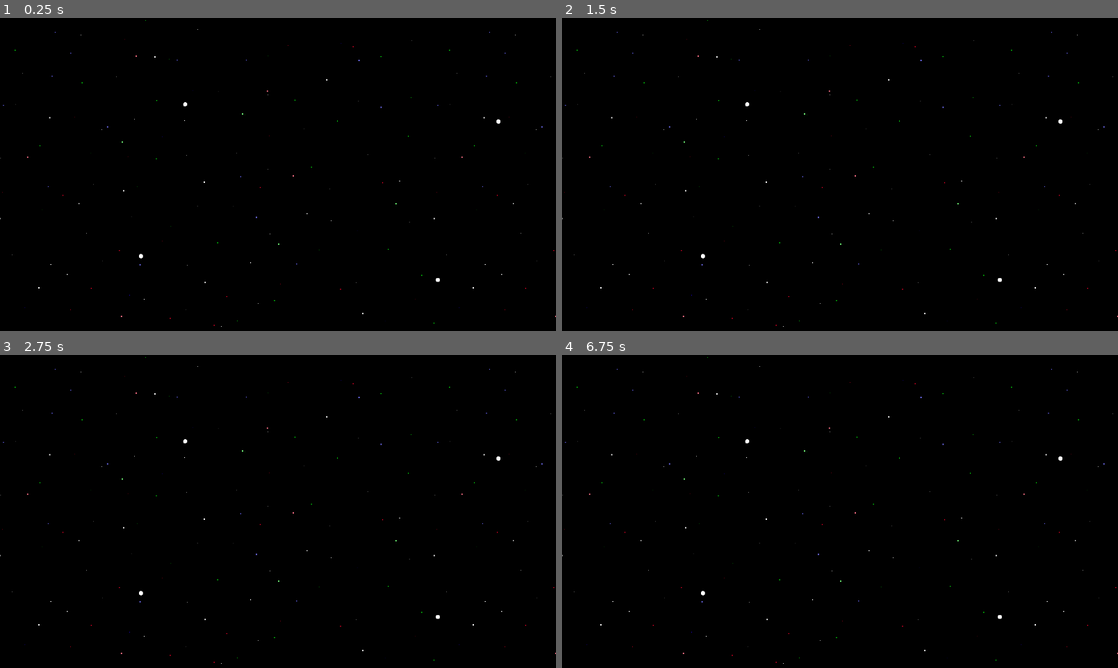
Above: before the commit, frames 1-4 (two rows, left to right).
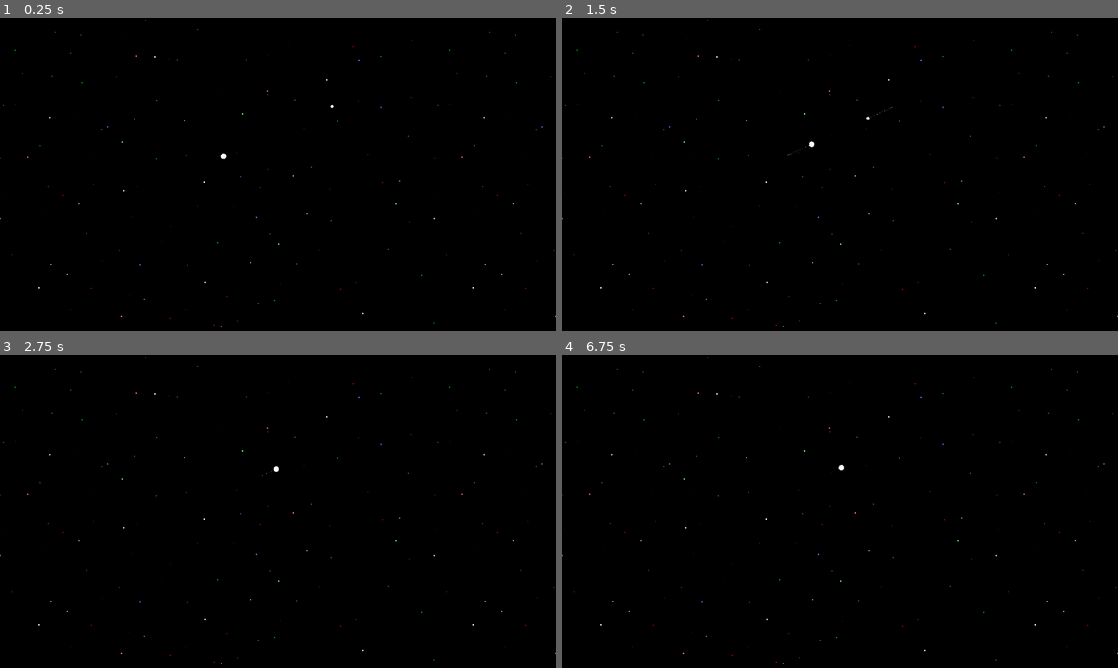
Above: after the commit, the same moments.

Repository: Taishoo/Universe-2D
Game: Godot game, scene res://Scenes/Space.tscn
Two runs of this game, one before a commit and one after it. Both use one fixed random seed, a clock stepped at 60 frames per second and the inputs below.
Inputs (mouse positions are in pixels of both pictures, inside the frame that each line leads up to):
- Up to frame 1 (0.25 s): no input
- Up to frame 2 (1.5 s): tap Enter at 0.5 s; move the mouse to (962, 158) at 0.52 s; click (962, 158) at 0.67 s; drag from (728, 190) to (812, 237) at 1.27 s
- Up to frame 3 (2.75 s): move the mouse to (333, 442) at 2.02 s; click (333, 442) at 2.17 s
- Up to frame 4 (6.75 s): tap Space at 2.75, 4.25, 5.75 s; drag from (812, 574) to (673, 464) at 2.77 s; tap Enter at 3.5, 5 s; move the mouse to (1006, 558) at 3.52 s; click (1006, 558) at 3.67 s; drag from (673, 464) to (756, 433) at 4.27 s; move the mouse to (867, 511) at 5.02 s; click (867, 511) at 5.17 s; drag from (756, 433) to (728, 527) at 5.77 s; move the mouse to (962, 495) at 6.52 s; click (962, 495) at 6.67 s

The runs differ from the first frame. In frame 1, less than 0.1% of the frame differs, in the area x 25-90%, y 26-85%; in frame 2, less than 0.1%; in frame 3, less than 0.1%; in frame 4, less than 0.1%.
Error before the commit: Parse Error: Constant "Engine" shadows a native class. (res://Scripts/Body.gd:5)

Commit message:
Added speed normalize equation

Diff:
--- a/Prefabs/Planet.tscn
+++ b/Prefabs/Planet.tscn
@@ -50,6 +50,7 @@
 
 [node name="Area" type="CollisionShape2D" parent="Area2D"]
 shape = SubResource( 3 )
+one_way_collision = true
 
 [node name="Label" type="Label" parent="."]
 visible = false
--- a/Scenes/Space.tscn
+++ b/Scenes/Space.tscn
@@ -135,19 +135,11 @@
 [node name="CameraMan" parent="World" instance=ExtResource( 3 )]
 
 [node name="Planet" parent="World" instance=ExtResource( 1 )]
-position = Vector2( -213.588, -161.452 )
+position = Vector2( 126.546, -157.436 )
 mass = 0.972
 
 [node name="Planet2" parent="World" instance=ExtResource( 1 )]
-position = Vector2( 367.918, 242.456 )
-
-[node name="Planet3" parent="World" instance=ExtResource( 1 )]
-position = Vector2( -315.447, 187.711 )
-mass = 45.972
-
-[node name="Planet4" parent="World" instance=ExtResource( 1 )]
-position = Vector2( 507.612, -121.88 )
-mass = 32.972
+position = Vector2( -127.126, -41.0772 )
 
 [node name="ColorRect" type="ColorRect" parent="."]
 visible = false
--- a/Scripts/Body.gd
+++ b/Scripts/Body.gd
@@ -2,10 +2,10 @@
 
 const TYPE: String = "BODY"
 const Math = preload("res://Scripts/FrameWorks/Math.gd")
-const Engine = preload("res://Scripts/FrameWorks/Engine.gd")
+const Enginex = preload("res://Scripts/FrameWorks/Engine.gd")
 
 onready var math:Object = Math.new()
-onready var engine:Object = Engine.new()
+onready var engine:Object = Enginex.new()
 onready var pointer = get_node("RayCast2D")
 
 export var body_name: String = "earth"
@@ -16,10 +16,11 @@
 export var temperature: float = 0.0 # K
 
 var bodies:Array = []
-var time: float = 0 # t = t_universe + Δ_game
+var time: float = 0 # t = t_universe
 var velocity:Vector2 = Vector2(0,0) * 0 # V * (pixel/t)
 var momentum: Vector2 # kg/m^2/s
 var speed: float
+var speed_norm: float
 
 func _ready() -> void:
 	# yield(get_tree().create_timer(0.2), "timeout")
@@ -30,11 +31,11 @@
 func _physics_process(delta) -> void:
 	preset(delta)
 	transform()
-	kinetic()
+	kinetic(delta)
 
 
-func preset(delta) -> void:
-	time = Global.UNIVERSE_TIME + delta
+func preset(_delta: float) -> void:
+	time = Global.UNIVERSE_TIME
 	bodies = engine.get_all_bodies(self, get_parent())
 
 
@@ -43,24 +44,32 @@
 	diameter = pow((volume * 3) / (4 * math.pi), (1.0/3.0)) * 2 # d = ( (v*3/4*pi)^(1/3) ) * 2
 	gravity = ((math.G * mass) / pow(diameter/2, 2)) * 0.1  # g = G*M/r^2
 	self.scale = engine.lerp_vector2(self.scale, Vector2(diameter,diameter), .3)
-	self.z_index = mass * density
+	self.z_index = int(mass * density)
 
 
-func kinetic() -> void:
-	# →L = →p * r
-	momentum = velocity * mass # →p = m * →v
+func kinetic(delta: float) -> void:
 	var relational_data = engine.get_all_relational_data(self, bodies) # F = G * m1 * m2 / r^2
 	var angular_vector_sum = math.sum_of_angle(relational_data) # F1v = Σ F2v + F3v + F4v...
 	var force_net = math.pythagorean_theorem(angular_vector_sum.x, angular_vector_sum.y) # F1_net = √(F1x^2)+(F1y^2)
-	velocity = velocity + ((angular_vector_sum  * force_net) * time)
-	speed = math.pythagorean_theorem(velocity.x, velocity.y)
+	velocity += (angular_vector_sum  * force_net) * time
 	velocity = engine.lerp_vector2(velocity, Vector2.ZERO, 0)
+	momentum = velocity * mass # →p = m * →v
+
+	# my equation of normalizing speed in godot engine
+	var exponent = log(1/time) / log(10) # exp = log(1/t)
+	speed_norm = (speed * pow(3 + delta * 10, exponent)) # s_norm = s * (3 + Δt*10)^exp
+
+	var vx = velocity
+	speed = math.pythagorean_theorem(vx.x, vx.y)
+
+	if get_name() == "Planet":
+		print(speed_norm)
 
 	pointer.set_cast_to(velocity / diameter)
 	var _catch_move_and_slide = move_and_slide(velocity)
 
-func collide(retained: float, obj: KinematicBody2D) -> void:
-	var merge_speed: float = ((1 / speed)) * (1/time)
+func collide(_retained: float, _obj: KinematicBody2D) -> void:
+	var merge_speed: float = ((1 / speed)) * (1*time) # for improvement
 	yield(get_tree().create_timer(merge_speed), "timeout")
 	queue_free()
 
@@ -73,11 +82,12 @@
 	if mass >= obj.mass:
 		var _loss = engine.generate_random_value(60, 99)
 		var KE_before = (engine.get_kinetic_energy(mass, momentum) + engine.get_kinetic_energy(obj.mass, obj.momentum)) * math.KEx # KE_before = KE1 + KE2
-		var KE_after = (0.5 * (mass + obj.mass) * pow(engine.to_speed(velocity-final), 2)) * math.KEx # KE_final = 1/2 * (m1 + m2) * Δ→v
+		var KE_after = (0.5 * (mass + obj.mass) * pow(math.pythagorean_theorem(velocity.x - final.x, velocity.y - final.y), 2)) * math.KEx # KE_final = 1/2 * (m1 + m2) * Δ→v
 		var KE_loss = 100 - ((KE_after / KE_before) * 100) # get the loss percentage
 		obj.collide(KE_loss, obj)
-		print("============")
-		print(get_name())
-		print(KE_loss)
+		# print("============")
+		# print(get_name())
+		# print(momentum)
+		# print(KE_before - KE_after)
 
 	velocity -=  final
--- a/Scripts/FrameWorks/Global.gd
+++ b/Scripts/FrameWorks/Global.gd
@@ -1,6 +1,6 @@
 extends Node
 
-const UNIVERSE_TIME: float = 0.1 # 1X10 day/s
+const UNIVERSE_TIME: float = 1.0 # 1X10 day/s
 
 var camera_zoom: float = 1.0
 var show_trail: bool = true
--- a/Scripts/FrameWorks/Math.gd
+++ b/Scripts/FrameWorks/Math.gd
@@ -5,6 +5,7 @@
 #=======================================
 
 const pi = 3.141592653589793238
+const pi2 = pi + 2
 const G = 6.67 # X 10^-11
 const KEx = 0.0000001
 #const KEx = 1.0
